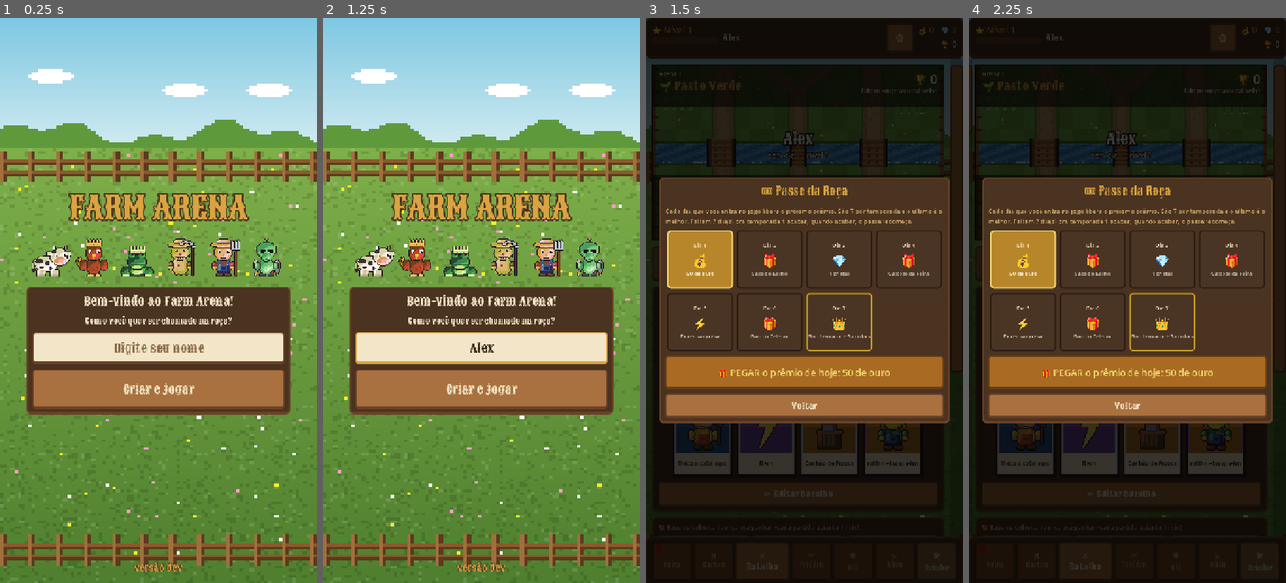
Above: before the commit, frames 1-4 (left to right).
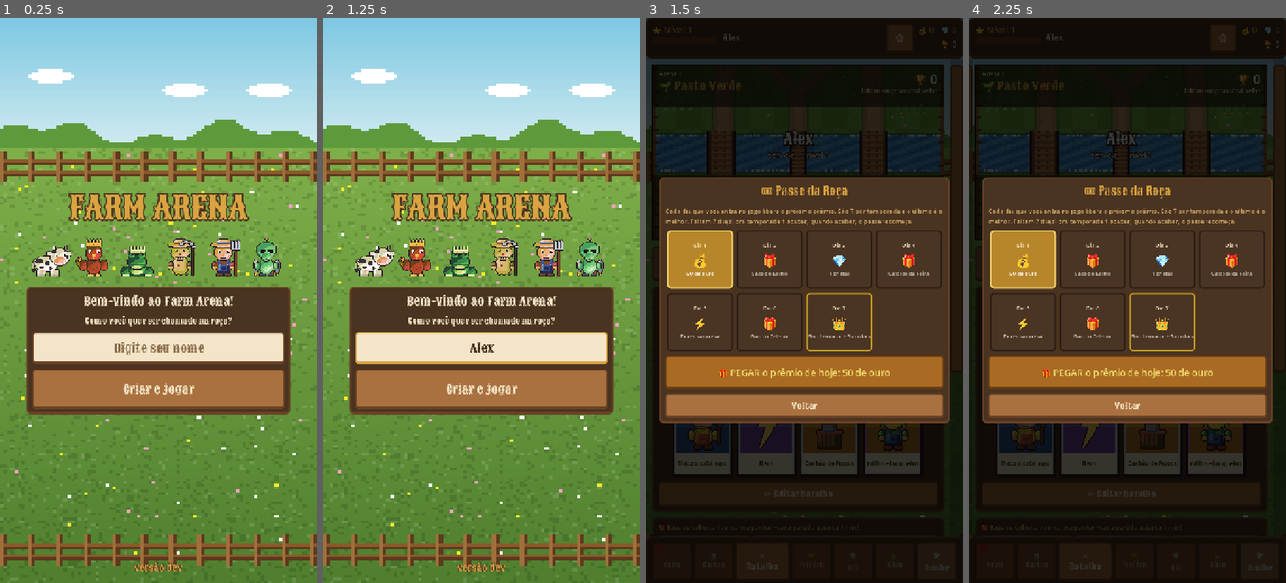
Above: after the commit, the same moments.

Repository: Generadevde/farmarena
Game: Godot game, scene res://Scenes/profile_setup.tscn
Same seed, same stepped clock (60 frames per second), same inputs: the game is played once before the commit and once after it. The engine's default icon, where the game draws it, is replaced by a stand-in: a white triangle on a blue panel in a dark square.
Inputs (mouse positions are in pixels of both pictures, inside the frame that each line leads up to):
- Up to frame 1 (0.25 s): no input
- Up to frame 2 (1.25 s): click (481, 345) at 0.52 s; type "Alex" at 0.6 s
- Up to frame 3 (1.5 s): click "Criar e jogar" at 1.25 s
- Up to frame 4 (2.25 s): click "⚙" at 2 s

Frames 1-2 are identical in both runs. In frame 3, 2.0% of the frame differs, in the area x 3-93%, y 16-28%; in frame 4, 2.0%.

Commit message:
Rio mais largo, opção "só batalha normal", tipos de projétil e mais peças
- Rio: 40 -> 72 de largura (cenários das 13 arenas redesenhados, pontes mais compridas,
  navegação e área de soltar carta acompanham). Corpo a corpo não alcança mais a outra margem.
- Configurações: "Só batalha normal" desliga o modificador sorteado nas partidas comuns.
- Criador: galeria de tipos prontos de projétil (45, nas cores da carta, com sorteio e filtro de tema).
- Peças novas: 32 projéteis, 5 pernas, 6 corpos, 4 braços, 6 costas (311 no atlas).
- Testes: opção nova, largura do rio, projéteis e peças; limite do teste de puxão ajustado
  (dependia do esbarrão da tropa aliada, não do feitiço).

Co-Authored-By: Claude Fable 5.2 <noreply@anthropic.com>
Claude-Session: https://claude.ai/code/session_01F2c9wwKpd4XWAaAeM55Dzi

Diff:
--- a/MatchMaker/match_setup.gd
+++ b/MatchMaker/match_setup.gd
@@ -101,13 +101,22 @@
 	tree.change_scene_to_file(BATTLE_SCENE)
 
 
+## modificador da partida comum: 0 = batalha normal. Com a opção "só batalha
+## normal" ligada nas Configurações, é sempre 0
+func roll_weather() -> int:
+	if bool(Config.data.get("so_normal", false)):
+		return 0
+	if randf() < 0.15:
+		return 1 + randi() % (RULE_NAMES.size() - 1)
+	return 0
+
+
 func start_1v1(tree: SceneTree):
 	if !CustomContent.can_battle():
 		return   # "começar do zero" sem nenhuma carta criada: não tem com o que jogar
 	clear_special()
 	# "clima maluco": de vez em quando a partida normal vem com uma regra doida
-	if randf() < 0.15:
-		rule = 1 + randi() % (RULE_NAMES.size() - 1)
+	rule = roll_weather()
 	mode = MODE_1V1
 	next_ai_profile = choose_opponent()
 	tree.change_scene_to_file(BATTLE_SCENE)
--- a/Scripts/arena_builder.gd
+++ b/Scripts/arena_builder.gd
@@ -10,7 +10,7 @@
 const CENTER = Vector2(0, -240)          # meio do mapa (no rio)
 const HALF = Vector2(288, 480)           # meio-tamanho do mapa (576 x 960)
 const MARGIN = 10.0                      # folga da cerca
-const RIVER_HALF = 20.0
+const RIVER_HALF = 36.0   # rio de 72 de largura (era 40): estreito, quem brigava corpo a corpo de uma margem pra outra ia parar no meio da água
 const BRIDGE_X = 150.0
 const BRIDGE_HALF = 24.0                 # meia-largura útil da ponte lateral (desenho tem 28)
 const CENTER_BRIDGE_HALF = 12.0          # ponte do MEIO, mais estreita (desenho tem 16) -- gargalo
--- a/Scripts/hub.gd
+++ b/Scripts/hub.gd
@@ -990,6 +990,17 @@
 		p.add_child(slider)
 		value_label.text = "%d%%" % int(round(slider.value * 100)) if slider.value > 0.01 else "mudo"
 		slider.value_changed.connect(_on_volume.bind(str(spec[1]), value_label))
+	# só batalha normal: a partida comum nunca vem com modificador ("clima maluco")
+	var nb = CheckButton.new()
+	nb.text = "⚔ Só batalha normal (sem modificador nas partidas comuns)"
+	nb.autowrap_mode = TextServer.AUTOWRAP_WORD_SMART
+	nb.custom_minimum_size = Vector2(0, 64)
+	nb.add_theme_font_size_override("font_size", 17)
+	nb.button_pressed = bool(Config.data.get("so_normal", false))
+	nb.toggled.connect(func(on):
+		Config.data["so_normal"] = on
+		Config.save())
+	v.add_child(nb)
 	v.add_child(_label(Versao.texto(), 15, ThemeBuilder.COLOR_STAT_LABEL))
 	# LABORATÓRIO: as mudanças da Batalha 2.5, pra ligar/desligar e sentir a diferença
 	var lab = _panel(v)
--- a/Scripts/pecas_index.gd
+++ b/Scripts/pecas_index.gd
@@ -6,27 +6,27 @@
 const CELL = 48
 const ORDEM = ["costas", "pernas", "corpo", "bracos", "cabeca", "chapeu", "arma"]
 const PECAS = {
-	"pernas": {"casco": 0, "bota": 1, "ave": 2, "patinha": 3, "fantasma": 4, "rodas": 5, "inseto": 6, "saci": 7},
-	"corpo": {"redondo": 8, "macacao": 9, "penas": 10, "la": 11, "listrado": 12, "armadura": 13, "poncho": 14, "saco": 15, "colete": 16, "terno": 17, "saci": 18},
-	"bracos": {"patas": 19, "humanos": 20, "asas": 21},
-	"cabeca": {"vaca": 22, "boi": 23, "porco": 24, "galinha": 25, "pato": 26, "ovelha": 27, "bode": 28, "cavalo": 29, "sapo": 30, "capivara": 31, "gato": 32, "coruja": 33, "abelha": 34, "humano": 35, "velho": 36, "espantalho": 37, "abobora": 38, "milho": 39, "et": 40, "balde": 41, "cebola": 42, "cachorro": 43, "burro": 44, "tatu": 45, "jacare": 46, "urubu": 47, "tomate": 48, "cacto": 49, "caveira": 50, "saci": 51, "chama": 52, "onca": 53, "tubarao": 54, "medusa": 55, "peixe": 56, "polvo": 57, "siri": 58, "baleia": 59, "cavalo_marinho": 60, "tartaruga": 61, "macaco": 62, "arara": 63, "tamandua": 64, "preguica": 65, "cobra": 66, "ciclope": 67, "elmo": 68, "lobisomem": 69, "curupira": 70, "marciano": 71},
-	"chapeu": {"palha": 72, "cowboy": 73, "balde": 74, "bandana": 75, "coroa": 76, "cozinheiro": 77, "flor": 78, "penacho": 79, "bone": 80, "cartola": 81, "chifres": 82, "melancia": 83, "gorro": 84, "capacete": 85, "boina": 86, "quepe": 87, "sombrero": 88, "samurai": 89, "fez": 90, "coco": 91, "aureola": 92, "louros": 93, "chifres_diabo": 94, "antenas": 95},
-	"arma": {"forcado": 96, "machado": 97, "marreta": 98, "foice": 99, "enxada": 100, "frigideira": 101, "porrete": 102, "estilingue": 103, "viola": 104, "motosserra": 105, "lampiao": 106, "escudo": 107, "vara": 108, "berrante": 109, "garrafa": 110, "rastelo": 111, "espingarda": 112, "regador": 113, "fuzil": 114, "bazuca": 115, "lanca_chamas": 116, "garfo": 117, "rolo": 118, "katana": 119, "baguete": 120, "tridente": 121, "cajado": 122, "pistola_laser": 123, "arpao": 124},
-	"costas": {"rabo_galo": 125, "capa": 126, "foguete": 127, "asas_inseto": 128, "cesto": 129, "morcego": 130},
-	"quatro": {"casco": 131, "malhado": 132, "pata": 133, "rasteiro": 134, "casca": 135, "sapo": 136, "cavalo": 137, "bezerro": 138, "vaca": 139, "bode": 140, "jegue": 141, "cachorro": 142, "capivara": 143, "porco": 144, "gato": 145, "formiga": 146, "montado": 147, "mapinguari": 148, "cobra": 149, "onca": 150, "caranguejo": 151, "polvo": 152, "aguaviva": 153, "tripe": 154, "dragao": 155, "cerbero": 156},
-	"objeto": {"galinheiro": 157, "silo": 158, "colmeia": 159, "poco": 160, "barril": 161, "canhao_milho": 162, "fornalha": 163, "tenda": 164, "ninho": 165, "ovni": 166, "trator": 167, "feno": 168, "carroca": 169, "casinha": 170, "cerca_eletrica": 171, "tanque": 172, "tanque_duplo": 173, "jipe": 174, "lanca_missil": 175, "artilharia": 176, "helicoptero": 177, "dirigivel": 178, "andador": 179, "submarino": 180, "caminhao": 181, "panela": 182, "bolo": 183, "hamburguer": 184, "queijo": 185, "robo_bola": 186, "capsula": 187, "barco": 188, "carrinho": 189},
-	"torre": {"celeiro": 190, "moinho": 191, "caixa_dagua": 192, "castelo_feno": 193, "forte": 194, "armazem": 195, "capela": 196, "colmeia": 197, "antena": 198, "cocho": 199, "bobina": 200, "prisma": 201, "bunker": 202, "radar": 203, "usina": 204, "refinaria": 205, "quartel": 206, "canhao_grande": 207, "pagode": 208, "piramide": 209, "templo": 210, "farol": 211},
-	"icone": {"raio": 212, "tornado": 213, "coracao": 214, "pimenta": 215, "floco": 216, "cogumelo": 217, "escudo": 218, "melancia": 219, "ovo": 220, "vaca_caindo": 221, "nota": 222, "lama": 223, "laco": 224, "espelho": 225, "moeda": 226, "ferradura": 227, "garrafa": 228, "missil": 229, "bomba": 230, "paraquedas": 231, "mira": 232, "engrenagem": 233, "estrela": 234, "onda": 235, "relogio": 236, "pizza": 237, "cafe": 238, "bandeira": 239, "olho": 240, "planeta": 241, "ancora": 242, "concha": 243, "trigo": 244},
-	"proj": {"ovo": 245, "milho": 246, "pedra": 247, "flecha": 248, "fogo": 249, "gota": 250, "nota": 251, "raio": 252, "espinho": 253, "estrume": 254, "missil": 255, "bala": 256, "laser": 257},
+	"pernas": {"casco": 0, "bota": 1, "ave": 2, "patinha": 3, "fantasma": 4, "rodas": 5, "inseto": 6, "saci": 7, "tenis": 8, "perna_de_pau": 9, "esteira": 10, "tentaculos_pe": 11, "mola": 12},
+	"corpo": {"redondo": 13, "macacao": 14, "penas": 15, "la": 16, "listrado": 17, "armadura": 18, "poncho": 19, "saco": 20, "colete": 21, "terno": 22, "saci": 23, "jaleco": 24, "quimono": 25, "escamas": 26, "robo_caixa": 27, "toga": 28, "musculoso": 29},
+	"bracos": {"patas": 30, "humanos": 31, "asas": 32, "garras": 33, "pincas": 34, "luvas_boxe": 35, "tentaculos_braco": 36},
+	"cabeca": {"vaca": 37, "boi": 38, "porco": 39, "galinha": 40, "pato": 41, "ovelha": 42, "bode": 43, "cavalo": 44, "sapo": 45, "capivara": 46, "gato": 47, "coruja": 48, "abelha": 49, "humano": 50, "velho": 51, "espantalho": 52, "abobora": 53, "milho": 54, "et": 55, "balde": 56, "cebola": 57, "cachorro": 58, "burro": 59, "tatu": 60, "jacare": 61, "urubu": 62, "tomate": 63, "cacto": 64, "caveira": 65, "saci": 66, "chama": 67, "onca": 68, "tubarao": 69, "medusa": 70, "peixe": 71, "polvo": 72, "siri": 73, "baleia": 74, "cavalo_marinho": 75, "tartaruga": 76, "macaco": 77, "arara": 78, "tamandua": 79, "preguica": 80, "cobra": 81, "ciclope": 82, "elmo": 83, "lobisomem": 84, "curupira": 85, "marciano": 86},
+	"chapeu": {"palha": 87, "cowboy": 88, "balde": 89, "bandana": 90, "coroa": 91, "cozinheiro": 92, "flor": 93, "penacho": 94, "bone": 95, "cartola": 96, "chifres": 97, "melancia": 98, "gorro": 99, "capacete": 100, "boina": 101, "quepe": 102, "sombrero": 103, "samurai": 104, "fez": 105, "coco": 106, "aureola": 107, "louros": 108, "chifres_diabo": 109, "antenas": 110},
+	"arma": {"forcado": 111, "machado": 112, "marreta": 113, "foice": 114, "enxada": 115, "frigideira": 116, "porrete": 117, "estilingue": 118, "viola": 119, "motosserra": 120, "lampiao": 121, "escudo": 122, "vara": 123, "berrante": 124, "garrafa": 125, "rastelo": 126, "espingarda": 127, "regador": 128, "fuzil": 129, "bazuca": 130, "lanca_chamas": 131, "garfo": 132, "rolo": 133, "katana": 134, "baguete": 135, "tridente": 136, "cajado": 137, "pistola_laser": 138, "arpao": 139},
+	"costas": {"rabo_galo": 140, "capa": 141, "foguete": 142, "asas_inseto": 143, "cesto": 144, "morcego": 145, "asas_anjo": 146, "casco_tartaruga": 147, "aljava": 148, "estandarte": 149, "barbatana": 150, "cilindro": 151},
+	"quatro": {"casco": 152, "malhado": 153, "pata": 154, "rasteiro": 155, "casca": 156, "sapo": 157, "cavalo": 158, "bezerro": 159, "vaca": 160, "bode": 161, "jegue": 162, "cachorro": 163, "capivara": 164, "porco": 165, "gato": 166, "formiga": 167, "montado": 168, "mapinguari": 169, "cobra": 170, "onca": 171, "caranguejo": 172, "polvo": 173, "aguaviva": 174, "tripe": 175, "dragao": 176, "cerbero": 177},
+	"objeto": {"galinheiro": 178, "silo": 179, "colmeia": 180, "poco": 181, "barril": 182, "canhao_milho": 183, "fornalha": 184, "tenda": 185, "ninho": 186, "ovni": 187, "trator": 188, "feno": 189, "carroca": 190, "casinha": 191, "cerca_eletrica": 192, "tanque": 193, "tanque_duplo": 194, "jipe": 195, "lanca_missil": 196, "artilharia": 197, "helicoptero": 198, "dirigivel": 199, "andador": 200, "submarino": 201, "caminhao": 202, "panela": 203, "bolo": 204, "hamburguer": 205, "queijo": 206, "robo_bola": 207, "capsula": 208, "barco": 209, "carrinho": 210},
+	"torre": {"celeiro": 211, "moinho": 212, "caixa_dagua": 213, "castelo_feno": 214, "forte": 215, "armazem": 216, "capela": 217, "colmeia": 218, "antena": 219, "cocho": 220, "bobina": 221, "prisma": 222, "bunker": 223, "radar": 224, "usina": 225, "refinaria": 226, "quartel": 227, "canhao_grande": 228, "pagode": 229, "piramide": 230, "templo": 231, "farol": 232},
+	"icone": {"raio": 233, "tornado": 234, "coracao": 235, "pimenta": 236, "floco": 237, "cogumelo": 238, "escudo": 239, "melancia": 240, "ovo": 241, "vaca_caindo": 242, "nota": 243, "lama": 244, "laco": 245, "espelho": 246, "moeda": 247, "ferradura": 248, "garrafa": 249, "missil": 250, "bomba": 251, "paraquedas": 252, "mira": 253, "engrenagem": 254, "estrela": 255, "onda": 256, "relogio": 257, "pizza": 258, "cafe": 259, "bandeira": 260, "olho": 261, "planeta": 262, "ancora": 263, "concha": 264, "trigo": 265},
+	"proj": {"ovo": 266, "milho": 267, "pedra": 268, "flecha": 269, "fogo": 270, "gota": 271, "nota": 272, "raio": 273, "espinho": 274, "estrume": 275, "missil": 276, "bala": 277, "laser": 278, "bola_canhao": 279, "foguetinho": 280, "bombinha": 281, "shuriken": 282, "lanca_longa": 283, "garfo_triplo": 284, "machadinha": 285, "bumerangue": 286, "osso": 287, "sardinha": 288, "estrelinha": 289, "coracaozinho": 290, "cranio": 291, "cristal": 292, "bolha": 293, "estaca_gelo": 294, "folha": 295, "semente": 296, "tomatada": 297, "fatia_queijo": 298, "plasma": 299, "anel": 300, "teia": 301, "veneno": 302, "moedinha": 303, "dardo": 304, "pena": 305, "meteoro": 306, "bola_neve": 307, "faca": 308, "martelinho": 309, "rajada": 310},
 }
 const QUATRO_CABECA = {"casco": Vector2i(10, 6), "malhado": Vector2i(10, 6), "pata": Vector2i(10, 8), "rasteiro": Vecto …(357 unchanged characters)…
 const QUATRO_COSTAS = {"casco": Vector2i(8, -6), "malhado": Vector2i(8, -6), "pata": Vector2i(8, -4), "jegue": Vector2i(8, -7), "cavalo": Vector2i(6, -10), "vaca": Vector2i(7, -8)}
 const TEMAS = {
-	"Comida": ["panela", "bolo", "hamburguer", "queijo", "pizza", "cafe", "garfo", "rolo", "baguete", "cozinheiro", "frigideira", "tomate", "cebola", "milho", "abobora", "melancia", "pimenta", "cogumelo", "ovo", "garrafa", "fornalha", "barril"],
-	"Guerra": ["tanque", "tanque_duplo", "jipe", "lanca_missil" …(371 unchanged characters)… te", "espingarda", "forte", "motosserra"],
-	"ET e máquina": ["et", "ovni", "antena", "robo_bola", "capsula", "planeta", "pistola_laser", "antenas", "balde", "rodas", "foguete", "tripe", "cerca_eletrica", "raio", "espelho"],
-	"Oceano": ["barco", "ancora", "concha", "arpao", "farol", "tubarao", "polvo", "baleia", "peixe", "siri", "caranguejo", "aguaviva", "medusa", "gota", "jacare", "sapo"],
-	"Mitologia": ["tridente", "cajado", "aureola", "louros", "c …(146 unchanged characters)… a", "coroa", "chifres", "medusa", "fogo"],
+	"Comida": ["panela", "bolo", "hamburguer", "queijo", "pizza", "cafe", "garfo", "rolo", "baguete", "cozinheiro", "frigideira", "tomate", "cebola", "milho", "abobora", "melancia", "pimenta", "cogumelo", "ovo", "garrafa", "fornalha", "barril", "tomatada", "fatia_queijo", "semente", "sardinha"],
+	"Guerra": ["tanque", "tanque_duplo", "jipe", "lanca_missil" …(371 unchanged characters)… te", "espingarda", "forte", "motosserra", "bola_canhao", "foguetinho", "bombinha", "shuriken", "lanca_longa", "machadinha", "dardo", "faca", "martelinho", "esteira", "aljava", "estandarte", "musculoso", "luvas_boxe", "quimono"],
+	"ET e máquina": ["et", "ovni", "antena", "robo_bola", "capsula", "planeta", "pistola_laser", "antenas", "balde", "rodas", "foguete", "tripe", "cerca_eletrica", "raio", "espelho", "plasma", "anel", "cristal", "rajada", "mola", "robo_caixa", "pincas", "jaleco"],
+	"Oceano": ["barco", "ancora", "concha", "arpao", "farol", "tubarao", "polvo", "baleia", "peixe", "siri", "caranguejo", "aguaviva", "medusa", "gota", "jacare", "sapo", "bolha", "perna_de_pau", "tentaculos_pe", "tentaculos_braco", "barbatana", "cilindro", "casco_tartaruga", "escamas"],
+	"Mitologia": ["tridente", "cajado", "aureola", "louros", "c …(146 unchanged characters)… a", "coroa", "chifres", "medusa", "fogo", "garfo_triplo", "cranio", "osso", "estrelinha", "coracaozinho", "meteoro", "teia", "veneno", "toga", "asas_anjo", "garras"],
 	"Países": ["sombrero", "samurai", "fez", "coco", "katana", "baguete", "bandeira", "pagode", "piramide", "cartola", "cowboy", "poncho", "penacho", "terno", "gorro", "viola", "berrante"],
 	"Bichos": ["vaca", "boi", "porco", "galinha", "pato", "ovelha", "bode", "cavalo", "sapo", "capivara", "gato", "coruja" …(326 unchanged characters)…
 }
--- a/ci/battle_test.gd
+++ b/ci/battle_test.gd
@@ -1630,7 +1630,9 @@
 			good = good and st["status"]
 			why.append("efeito %s" % str(st["status"]))
 		if sp.status_effect in [UnitData.OnHitEffect.PULL, UnitData.OnHitEffect.KNOCKBACK]:
-			good = good and st["moveu"] > 8.0
+			# o puxão sozinho desloca ~6-8px nesses alvos; antes passava de 8 por causa do esbarrão
+			# da vaca aliada, que dependia do caminho dela. 5 mede o feitiço, não o esbarrão
+			good = good and st["moveu"] > 5.0
 			why.append("moveu %dpx" % int(st["moveu"]))
 		_check("feitiço " + c.card_name, good, ", ".join(why))
 
@@ -2001,6 +2003,35 @@
 	_aud_bad.clear()
 	var P = GameManager.Team.PLAYER
 	var E = GameManager.Team.ENEMY
+	# opção "só batalha normal": ligada, a partida comum NUNCA sorteia modificador;
+	# desligada, o sorteio continua existindo
+	var so_before = Config.data.get("so_normal", false)
+	Config.data["so_normal"] = true
+	var weather_on = 0
+	for k in 400:
+		weather_on += 1 if MatchSetup.roll_weather() != 0 else 0
+	Config.data["so_normal"] = false
+	var weather_off = 0
+	for k in 400:
+		weather_off += 1 if MatchSetup.roll_weather() != 0 else 0
+	Config.data["so_normal"] = so_before
+	if weather_on != 0 or weather_off == 0:
+		_aud_bad.append("so batalha normal: com a opcao %d modificadores, sem ela %d em 400" % [weather_on, weather_off])
+	# tipos de projétil: todos desenham alguma coisa em 16x16 e são bastante
+	var proj_bad: Array = []
+	for k in SpriteForge.pieces("proj"):
+		var pim: Image = SpriteForge.projectile(str(k), SpriteForge.DEFAULT_PALETTE).get_image()
+		if pim.get_size() != Vector2i(16, 16) or pim.get_used_rect().size.x < 3:
+			proj_bad.append(str(k))
+	if !proj_bad.is_empty() or SpriteForge.pieces("proj").size() < 40:
+		_aud_bad.append("tipos de projetil: %d tipos, vazios %s" % [SpriteForge.pieces("proj").size(), str(proj_bad)])
+	for cat in ["pernas", "corpo", "bracos", "costas"]:
+		for k in SpriteForge.pieces(cat):
+			if SpriteForge.make_image({cat: str(k)}, SpriteForge.DEFAULT_PALETTE).get_used_rect().size.x < 3:
+				_aud_bad.append("peca vazia: %s/%s" % [cat, str(k)])
+	# rio largo: quem luta corpo a corpo não alcança mais a outra margem
+	if ArenaBuilder.RIVER_HALF * 2.0 < 60.0:
+		_aud_bad.append("rio estreito de novo: %d" % int(ArenaBuilder.RIVER_HALF * 2.0))
 	var mid = ArenaBuilder.CENTER + Vector2(135, 150)
 	# 1) ROLA: acerta uma vez quem está no caminho, não acerta quem está fora da largura
 	await _wipe()
--- a/ci/shot.gd
+++ b/ci/shot.gd
@@ -367,6 +367,11 @@
 	cr._show_ed_tab(1)
 	await get_tree().create_timer(0.4).timeout
 	await _shot("criador_modulo")
+	cr._show_ed_tab(2)
+	await get_tree().create_timer(0.4).timeout
+	cr._set_proj_kind("foguetinho")
+	await get_tree().create_timer(0.2).timeout
+	await _shot("criador_modulo_visual")
 	cr._close_form()
 	# feitiço
 	cr._set_tab(0)
--- a/creator/creator_menu.gd
+++ b/creator/creator_menu.gd
@@ -623,6 +623,53 @@
 		_proj_changed = true
 		_proj_rect.texture = ImageTexture.create_from_image(_work["proj_image"])
 	))
+	# TIPOS PRONTOS: mesma ideia das peças da carta -- escolhe o tipo, ele sai nas cores da carta
+	var pal: Dictionary = _palette if !_palette.is_empty() else SpriteForge.DEFAULT_PALETTE
+	var kinds: Array = SpriteForge.pieces("proj").filter(func(k): return _piece_in_theme(str(k)))
+	if kinds.is_empty():
+		kinds = SpriteForge.pieces("proj")
+	var head = HBoxContainer.new()
+	head.add_theme_constant_override("separation", 6)
+	_field_box.add_child(head)
+	var ht = _label("Tipos prontos (%d) -- toque num" % kinds.size(), 16)
+	ht.add_theme_color_override("font_color", Color(1, 0.85, 0.4))
+	ht.size_flags_horizontal = Control.SIZE_EXPAND_FILL
+	head.add_child(ht)
+	head.add_child(_button("🎲 Sortear", func():
+		_set_proj_kind(str(kinds[randi() % kinds.size()]))))
+	var grid = GridContainer.new()
+	grid.columns = 10
+	grid.add_theme_constant_override("h_separation", 4)
+	grid.add_theme_constant_override("v_separation", 4)
+	_field_box.add_child(grid)
+	for k in kinds:
+		var b = Button.new()
+		b.custom_minimum_size = Vector2(56, 56)
+		b.icon = SpriteForge.projectile(str(k), pal)
+		b.expand_icon = true
+		b.icon_alignment = HORIZONTAL_ALIGNMENT_CENTER
+		b.tooltip_text = str(k).replace("_", " ").capitalize()
+		b.texture_filter = CanvasItem.TEXTURE_FILTER_NEAREST
+		b.pressed.connect(_set_proj_kind.bind(str(k)))
+		grid.add_child(b)
+	_proj_name = _note("O tema escolhido em \"Tema das peças\" filtra esta lista também. O projétil sai nas cores da carta: se trocar as cores, toque no tipo de novo.")
+	_field_box.add_child(_proj_name)
+
+
+var _proj_name: Label = null
+
+
+## troca o projétil por um tipo pronto do atlas, pintado com as cores da carta
+func _set_proj_kind(kind: String):
+	if _work.is_empty() or !SpriteForge.has_piece("proj", kind):
+		return
+	var pal: Dictionary = _palette if !_palette.is_empty() else SpriteForge.DEFAULT_PALETTE
+	_work["proj_image"] = SpriteForge.projectile(kind, pal).get_image()
+	_proj_changed = true
+	if is_instance_valid(_proj_rect):
+		_proj_rect.texture = ImageTexture.create_from_image(_work["proj_image"])
+	if is_instance_valid(_proj_name):
+		_proj_name.text = "Projétil: " + kind.replace("_", " ").capitalize()
 
 
 func _form_buttons(on_save: Callable, can_delete: bool, can_restore: bool, on_delete: Callable, on_restore: Callable):
Binary file changed: Resources/arena/arena_bg.png
Binary file changed: Resources/arena/arena_bg_1.png
Binary file changed: Resources/arena/arena_bg_10.png
Binary file changed: Resources/arena/arena_bg_11.png
Binary file changed: Resources/arena/arena_bg_12.png
Binary file changed: Resources/arena/arena_bg_2.png
Binary file changed: Resources/arena/arena_bg_3.png
Binary file changed: Resources/arena/arena_bg_4.png
Binary file changed: Resources/arena/arena_bg_5.png
Binary file changed: Resources/arena/arena_bg_6.png
Binary file changed: Resources/arena/arena_bg_7.png
Binary file changed: Resources/arena/arena_bg_8.png
(and 2 more such lines)
